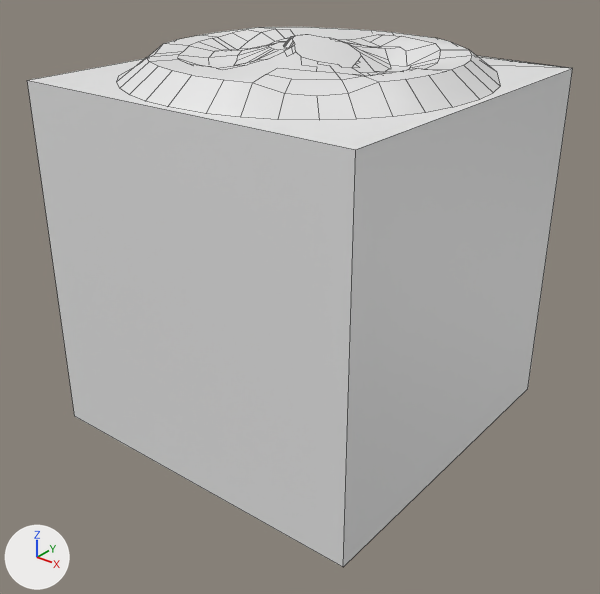
The OBJ model sanctify/models/themed_blocks/volcano/volcano_molten_rock.obj: old version first, new version second.
Rendered twice from a 50 mm lens placed at (1.345, -1.719, 0.919), pointed at (0.027, -0.071, -0.103). Every picture has the same lights, and +X, +Y and +Z are marked at lower left. Mesh edges are drawn as thin lines. Where no turn or scale is listed for an object, it has been applied to the vertices.
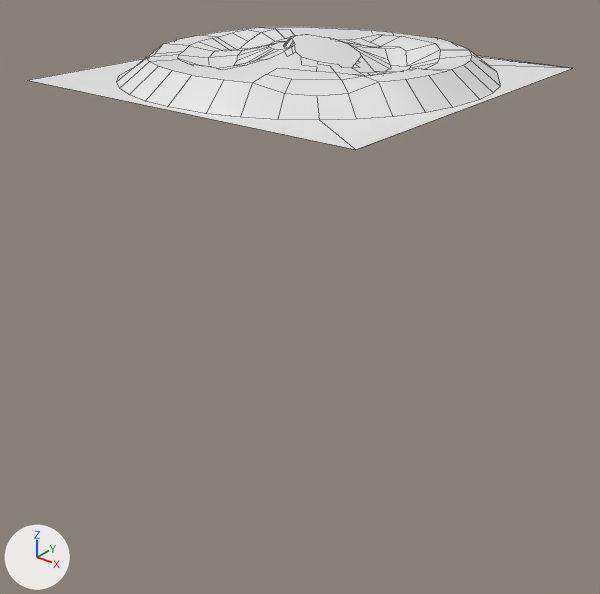
Commit message: Make all volcano assets

Location of each change, [x1, y1, x2, y2] in pixels of the pictures (600 x 594 px; the box of a moved part takes in the faces that stretch with it):
'Cube', reshaped (77% shorter)
    before: [27, 27, 573, 567]
    after: [28, 27, 573, 150]
part 1 of me_cube, moved or reshaped
    before: [27, 35, 573, 567]
    after: [28, 35, 573, 150]

Diff of the bpy script that builds the scene:
```diff
--- a/sanctify/models/themed_blocks/volcano/volcano_molten_rock.obj.py
+++ b/sanctify/models/themed_blocks/volcano/volcano_molten_rock.obj.py
@@ me_cube @@
 # used by ob_cube; location = (0.0, 0.0, 0.0)
-me_cube.from_pydata(...)  # 248 vertices, 148 faces; spans x -0.5..0.5, y -0.5..0.5, z -0.5..0.592
+me_cube.from_pydata(...)  # 244 vertices, 146 faces; spans x -0.5..0.5, y -0.5..0.5, z 0.5..0.592
+# me_cube part 1
+# 5 vertices are removed from x -0.5..0.5, y -0.5..0.5, z -0.5..0.592
+# 8 faces are deleted
+# 1 vertex is added at (-0.046, 0.001, 0.592)
+# 6 new faces join them
```
